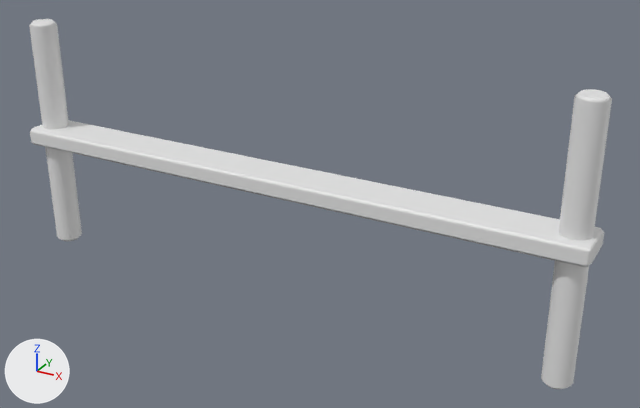
The FBX model CrashCourse/Assets/ART_Assets/Platforms/Wide/M_Wide_Suport_1.fbx: old version first, new version second.
One viewpoint serves both versions: a camera (50 mm lens) standing at (77.5, 22.42, 4.06) and looking at (72.52, 31.47, -0.46). The lights are fixed; the arrows at lower left show +X, +Y and +Z. The first picture is the older version. Where no turn or scale is listed for an object, it has been applied to the vertices.

Before the edit, the objects in view are built like this:
```python
me_cube_713 = bpy.data.meshes.new('Cube.713')
me_cube_713.from_pydata(...)  # 152 vertices, 126 faces; spans x -4.0..4.0, y -0.32..0.32, z -1.8..1.68
ob_m_wide_suport_1 = bpy.data.objects.new('M_Wide_Suport_1', me_cube_713)
ob_m_wide_suport_1.location = (72.0, 31.3, -0.18)
```
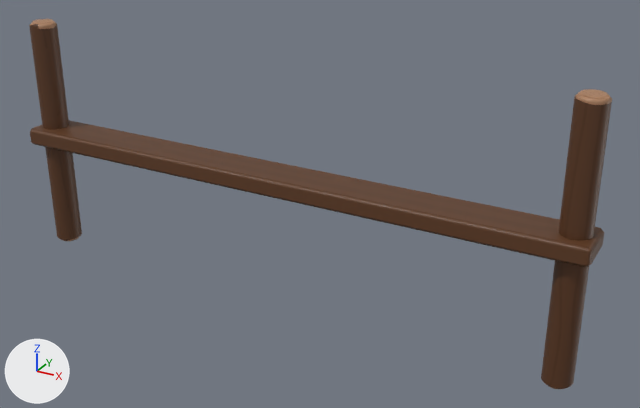
Boxes (x1, y1, x2, y2) around the edits, measured in the pictures (640 x 408 px):
'M_Wide_Suport_1', recoloured (white to brown): (29, 19, 612, 389) in both

The edits, one by one:
Picture 'Row_2_UV.png' (img_row_2_uv_png) is new.
Material 'Row_2' (mat_row_2) is new.
Its texture is img_row_2_uv_png.
me_cube_713 has 152 vertices, 126 faces and spans x -4.0..4.0, y -0.32..0.32, z -1.8..1.68.
me_cube_713 gains material mat_row_2 (picture img_row_2_uv_png).
